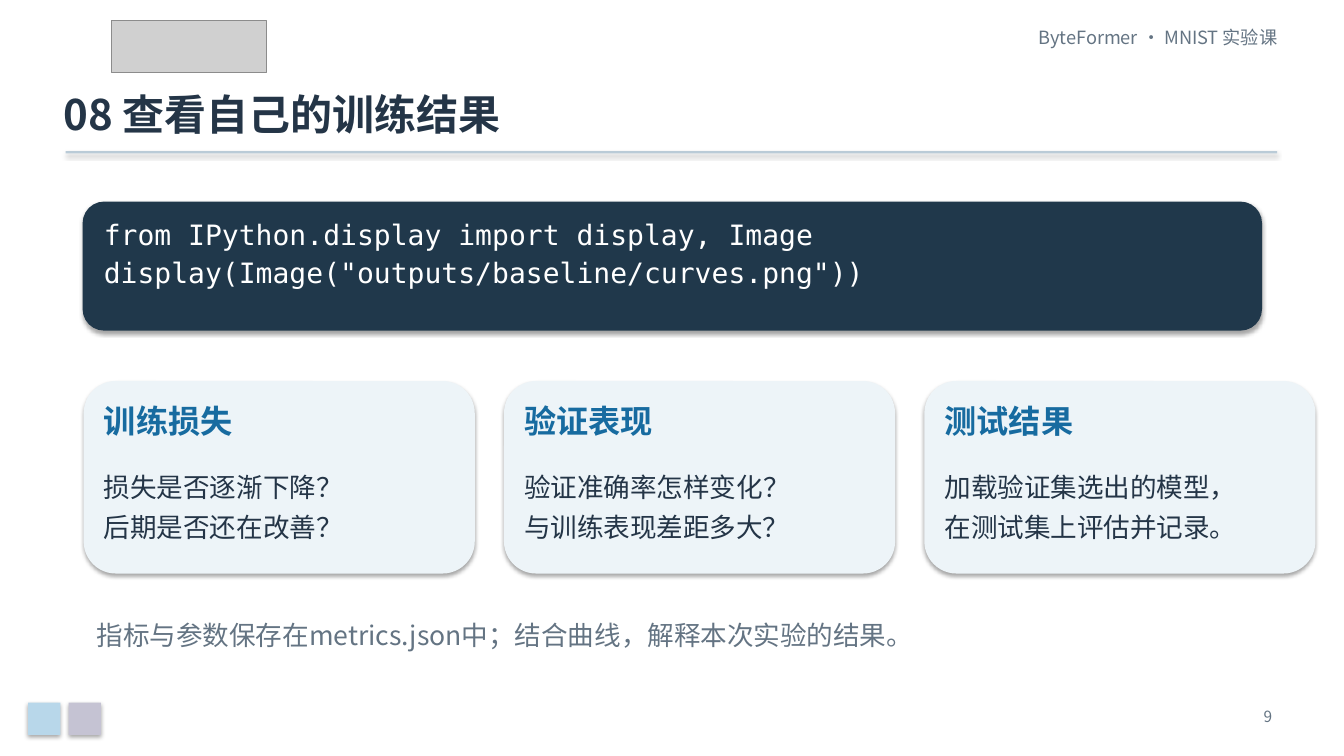
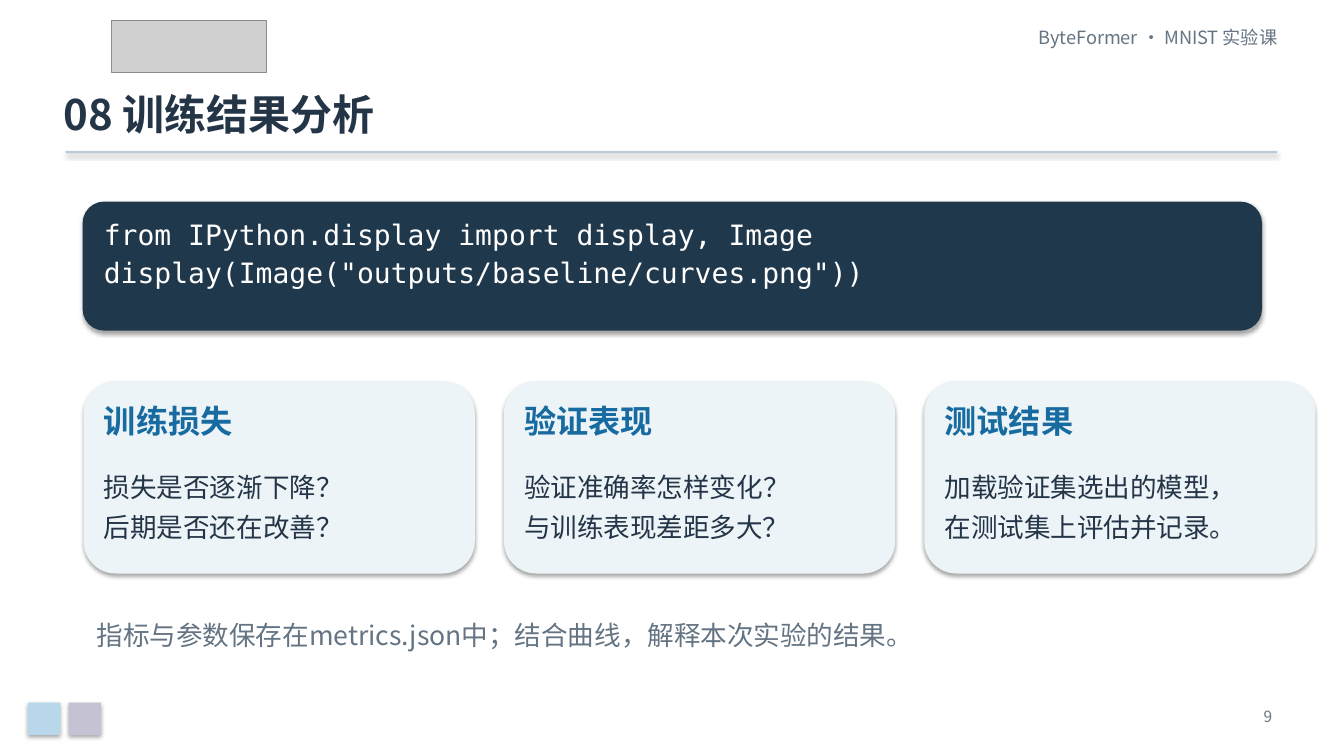
Before and after one commit to Franklin-L/byteformer-mnist-course, a slide deck: slide 9 of docs/ByteFormer_MNIST_零基础实验课.pptx. Drawn at 1344x756 pixels with LibreOffice and Linux fonts; fonts in the diff are those of the drawing; grey boxes stand for pictures. Boxes give left, top, right and bottom in pixels: in the first picture for what was removed or moved away, otherwise in the second. Text is boxed around its words. In the diff, an @@ line names an element or a change of style, - is before the commit and + after.

```diff
--- a/docs/ByteFormer_MNIST_零基础实验课.pptx
+++ b/docs/ByteFormer_MNIST_零基础实验课.pptx
@@ text at (63, 94, 375, 134): text changed @@
-08 查看自己的训练结果
+08 训练结果分析
```
Also in this commit, not shown: 12 other slides changed, 2 other files.
